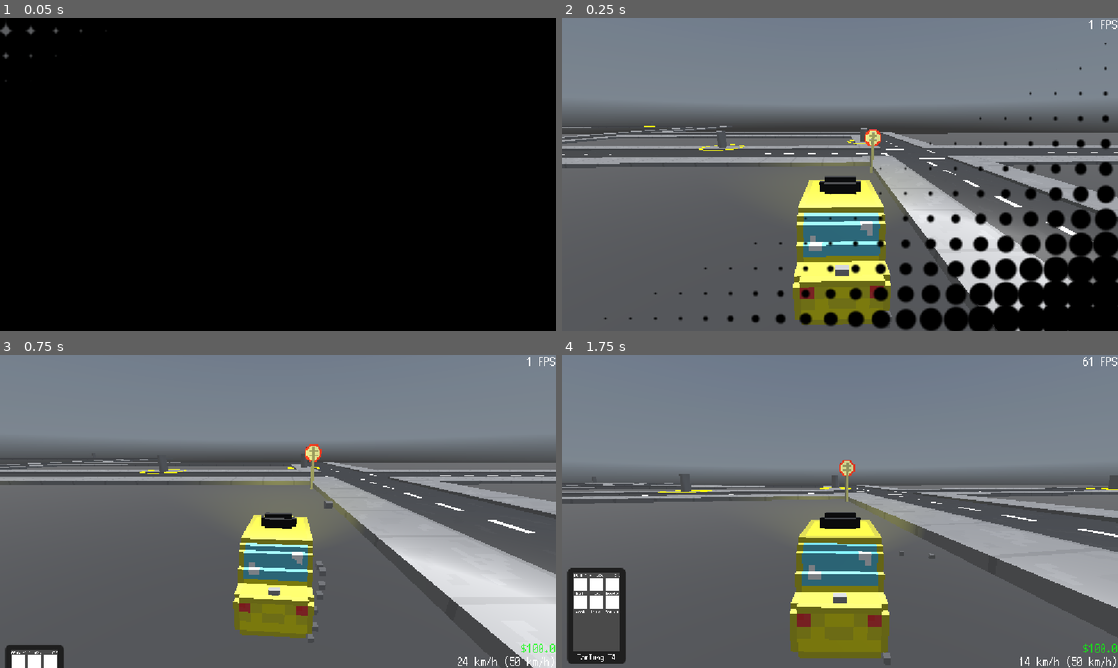
Above: before the commit, frames 1-4 (two rows, left to right).
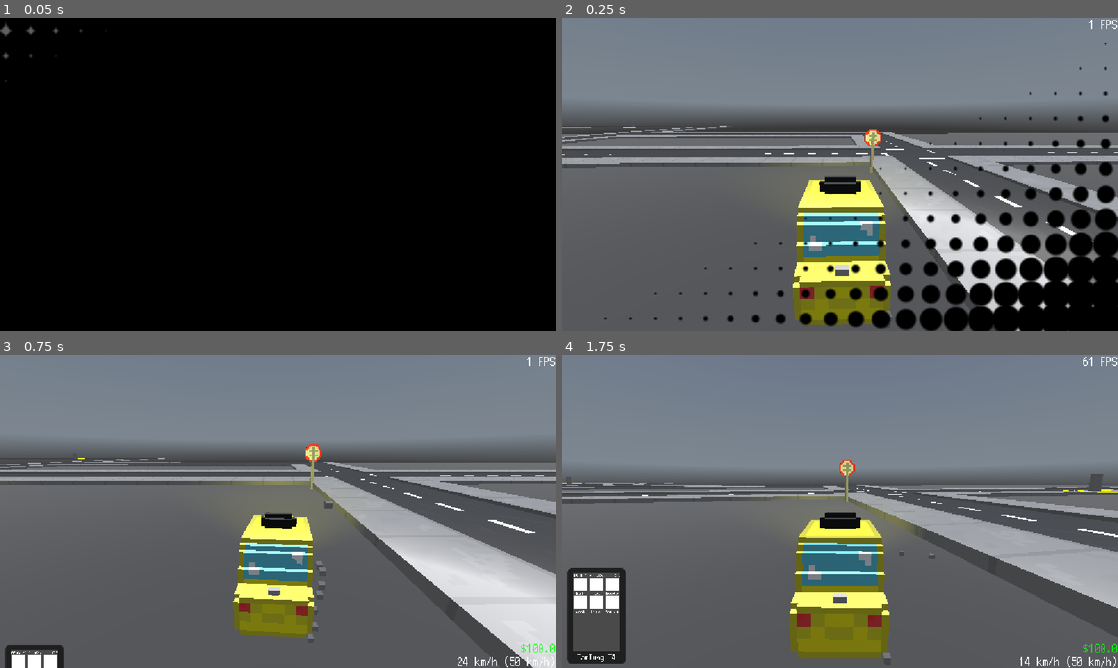
Above: after the commit, the same moments.

Repository: RafaeloxMC/super-taxi-sim
Game: Godot game, scene res://scenes/map/world.tscn
Same seed, same stepped clock (60 frames per second), same inputs: the game is played once before the commit and once after it. This scene is started directly instead of the project's main scene. A sky picture missing from this copy of the repository is replaced by a grey-blue gradient.
Inputs (mouse positions are in pixels of both pictures, inside the frame that each line leads up to):
- Up to frame 1 (0.05 s): no input
- Up to frame 2 (0.25 s): no input
- Up to frame 3 (0.75 s): tap Enter at 0.5 s; move the mouse to (400, 495) at 0.52 s; hold D (steer_right) from 0.53 s (still down); tap Q (phone) at 0.6 s; click (400, 495) at 0.67 s
- Up to frame 4 (1.75 s): move the mouse to (840, 511) at 1.27 s; release D (steer_right) at 1.28 s; hold S (brake) from 1.28 s (still down); tap Alt at 1.35 s; click (840, 511) at 1.42 s

Frame 1 is identical in both runs. In frame 2, 0.2% of the frame differs, in the area x 11-80%, y 34-43%; in frame 3, 0.1%; in frame 4, 0.3%, in the area x 0-100%, y 38-44%.

Commit message:
Reorganize world scene

Diff:
--- a/scenes/map/world.tscn
+++ b/scenes/map/world.tscn
@@ -9,8 +9,6 @@
 [ext_resource type="PackedScene" uid="uid://vlep5dj13ss2" path="res://scenes/map/speed_trap.tscn" id="5_mp5fl"]
 [ext_resource type="PackedScene" uid="uid://471qwxjmrmmt" path="res://scenes/killzone.tscn" id="6_p1kjr"]
 [ext_resource type="PackedScene" uid="uid://485hl1qoq5nu" path="res://scenes/car.tscn" id="7_il0qy"]
-[ext_resource type="PackedScene" uid="uid://drmx08ct1gjwk" path="res://scenes/character.tscn" id="8_haap5"]
-[ext_resource type="PackedScene" uid="uid://deptlkjmquk5d" path="res://scenes/dropoff_location.tscn" id="9_p7bq3"]
 [ext_resource type="PackedScene" uid="uid://cjkknmm2vk7wt" path="res://scenes/map/speed_sign.tscn" id="12_3obwu"]
 [ext_resource type="PackedScene" uid="uid://drvmdqgo2qr2s" path="res://scenes/map/street.tscn" id="14_il0qy"]
 [ext_resource type="PackedScene" uid="uid://bxgp3kvw1iiqi" path="res://scenes/map/house_wall.tscn" id="14_p1kjr"]
@@ -27,46 +25,48 @@
 lighting_source = NodePath("DirectionalLight3D")
 world_environment = NodePath("WorldEnvironment")
 
-[node name="TemporaryMap" type="CSGCombiner3D" parent="."]
-use_collision = true
-
-[node name="CSGBox3D" type="CSGBox3D" parent="TemporaryMap"]
+[node name="TemporaryMap" type="Node3D" parent="."]
+
+[node name="Floors" type="CSGCombiner3D" parent="TemporaryMap"]
+use_collision = true
+
+[node name="CSGBox3D" type="CSGBox3D" parent="TemporaryMap/Floors"]
 transform = Transform3D(1, 0, 0, 0, 1, 0, 0, 0, 1, 63.382294, 0, -31.26352)
 use_collision = true
 size = Vector3(360.7531, 1, 207.31793)
 material = SubResource("StandardMaterial3D_5kusv")
 
-[node name="CSGBox3D5" type="CSGBox3D" parent="TemporaryMap"]
+[node name="CSGBox3D5" type="CSGBox3D" parent="TemporaryMap/Floors"]
 transform = Transform3D(1, 0, 0, 0, 0.997805, -0.066221654, 0, 0.066221654, 0.997805, -91.42389, -0.051359847, -96.44063)
 use_collision = true
 size = Vector3(12.276367, 3.3826904, 37.637085)
 
-[node name="CSGBox3D10" type="CSGBox3D" parent="TemporaryMap"]
+[node name="CSGBox3D10" type="CSGBox3D" parent="TemporaryMap/Floors"]
 transform = Transform3D(1, 0, 0, 0, 1, 0, 0, 0, 1, -61.74066, 1.1913452, -121.73071)
 use_collision = true
 size = Vector3(71.64282, 3.3826904, 13.380768)
 
-[node name="CSGBox3D14" type="CSGBox3D" parent="TemporaryMap"]
+[node name="CSGBox3D14" type="CSGBox3D" parent="TemporaryMap/Floors"]
 transform = Transform3D(1, 0, 0, 0, 1, 0, 0, 0, 1, 63.3935, 12.549484, -130.92401)
 use_collision = true
 size = Vector3(360.73547, 26.098969, 4.999832)
 
-[node name="CSGBox3D6" type="CSGBox3D" parent="TemporaryMap"]
+[node name="CSGBox3D6" type="CSGBox3D" parent="TemporaryMap/Floors"]
 transform = Transform3D(1, 0, 0, 0, 0.99675083, -0.08054686, 0, 0.08054686, 0.99675083, -75.951706, -0.052787542, -99.723625)
 use_collision = true
 size = Vector3(12.276367, 3.3826904, 31.000488)
 
-[node name="CSGBox3D7" type="CSGBox3D" parent="TemporaryMap"]
+[node name="CSGBox3D7" type="CSGBox3D" parent="TemporaryMap/Floors"]
 transform = Transform3D(1, 0, 0, 0, 0.99613833, -0.08779905, 0, 0.08779905, 0.99613833, -61.334587, -0.15405512, -99.771194)
 use_collision = true
 size = Vector3(12.276367, 3.3826904, 31.000488)
 
-[node name="CSGBox3D8" type="CSGBox3D" parent="TemporaryMap"]
+[node name="CSGBox3D8" type="CSGBox3D" parent="TemporaryMap/Floors"]
 transform = Transform3D(1, 0, 0, 0, 0.9927992, -0.11979029, 0, 0.11979029, 0.9927992, -46.925507, -0.6501889, -99.842316)
 use_collision = true
 size = Vector3(12.276367, 3.3826904, 31.000488)
 
-[node name="CSGBox3D9" type="CSGBox3D" parent="TemporaryMap"]
+[node name="CSGBox3D9" type="CSGBox3D" parent="TemporaryMap/Floors"]
 transform = Transform3D(1, 0, 0, 0, 0.9808057, -0.19498761, 0, 0.19498761, 0.9808057, -32.11312, -1.7709343, -100.16075)
 use_collision = true
 size = Vector3(12.276367, 3.3826904, 31.000488)
@@ -564,6 +564,36 @@
 
 [node name="Corner2" parent="TemporaryMap/Streets" instance=ExtResource("4_il0qy")]
 transform = Transform3D(-1, 0, -8.742278e-08, 0, 1, 0, 8.742278e-08, 0, -1, -13, 0.5, 65)
+
+[node name="TCrossing" parent="TemporaryMap/Streets" instance=ExtResource("16_haap5")]
+transform = Transform3D(1, 0, 0, 0, 1, 0, 0, 0, 1, 71, 0.5, 65)
+
+[node name="TCrossing3" parent="TemporaryMap/Streets" instance=ExtResource("16_haap5")]
+transform = Transform3D(-4.371139e-08, 0, 1, 0, 1, 0, -1, 0, -4.371139e-08, 155, 0.5, -39)
+
+[node name="TCrossing2" parent="TemporaryMap/Streets" instance=ExtResource("16_haap5")]
+transform = Transform3D(-4.371139e-08, 0, -1, 0, 1, 0, 1, 0, -4.371139e-08, 155, 0.5, 117)
+
+[node name="TCrossing4" parent="TemporaryMap/Streets" instance=ExtResource("16_haap5")]
+transform = Transform3D(-1, 0, 8.742278e-08, 0, 1, 0, -8.742278e-08, 0, -1, 155, 0.5, 73)
+
+[node name="Radar Control" parent="TemporaryMap" instance=ExtResource("5_mp5fl")]
+transform = Transform3D(2, 0, 0, 0, 2, 0, 0, 0, 2, -62.972477, 1.5, -20.643488)
+
+[node name="SpeedSign" parent="TemporaryMap" instance=ExtResource("12_3obwu")]
+transform = Transform3D(-0.15, 0, -1.3113417e-08, 0, 0.14999999, 0, 1.3113417e-08, 0, -0.15, -4.6359825, 0.5, 17.893564)
+
+[node name="SpeedSign2" parent="TemporaryMap" instance=ExtResource("12_3obwu")]
+transform = Transform3D(-6.5567085e-09, 0, -0.15, 0, 0.14999999, 0, 0.15, 0, -6.5567085e-09, -27.595606, 0.5, -47.83197)
+speed_limit = 80
+
+[node name="House" parent="TemporaryMap" instance=ExtResource("14_p1kjr")]
+transform = Transform3D(-6.556708e-08, 0, -1.5, 0, 1.5, 0, 1.5, 0, -6.556708e-08, -3.773, 0.5, -27.4)
+
+[node name="House2" parent="TemporaryMap" instance=ExtResource("14_p1kjr")]
+transform = Transform3D(-6.556708e-08, 0, -1.5, 0, 1.5, 0, 1.5, 0, -6.556708e-08, -3.773, 0.5, -20.2)
+
+[node name="Lamps" type="Node3D" parent="TemporaryMap"]
 
 [node name="DirectionalLight3D" type="DirectionalLight3D" parent="."]
 transform = Transform3D(1, 0, 0, 0, -4.371139e-08, 1, 0, -1, -4.371139e-08, 0, 11.245623, 0)
@@ -571,8 +601,6 @@
 
 [node name="WorldEnvironment" type="WorldEnvironment" parent="."]
 environment = ExtResource("2_00fvi")
-
-[node name="Lamps" type="Node3D" parent="."]
 
 [node name="Camera3D" type="Camera3D" parent="." node_paths=PackedStringArray("target")]
 transform = Transform3D(-1, 0, -8.742278e-08, 0, 1, 0, 8.742278e-08, 0, -1, 0, 9.123532, 0)
@@ -584,9 +612,6 @@
 
 [node name="IngameUI" parent="Camera3D" instance=ExtResource("4_3obwu")]
 
-[node name="Radar Control" parent="." instance=ExtResource("5_mp5fl")]
-transform = Transform3D(2, 0, 0, 0, 2, 0, 0, 0, 2, -62.972477, 1.5, -20.643488)
-
 [node name="Killzone" parent="." instance=ExtResource("6_p1kjr")]
 
 [node name="CollisionShape3D" type="CollisionShape3D" parent="Killzone"]
@@ -596,36 +621,5 @@
 [node name="Car" parent="." instance=ExtResource("7_il0qy")]
 transform = Transform3D(1, 0, 0, 0, 1, 0, 0, 0, 1, 36.229774, 10.057867, 11.458221)
 
-[node name="Character" parent="." instance=ExtResource("8_haap5")]
-transform = Transform3D(1.5, 0, 0, 0, 1.5, 0, 0, 0, 1.5, 20.815, 2.5, 34.65)
-
-[node name="DropoffLocation" parent="." instance=ExtResource("9_p7bq3")]
-transform = Transform3D(1.5, 0, 0, 0, 1.5, 0, 0, 0, 1.5, 61.989, 1, 37.79)
-
 [node name="Taxi" parent="." instance=ExtResource("1_nap83")]
 transform = Transform3D(1, 0, 0, 0, 1, 0, 0, 0, 1, -0.68463945, 3.8051562, -0.51555824)
-
-[node name="SpeedSign" parent="." instance=ExtResource("12_3obwu")]
-transform = Transform3D(-0.15, 0, -1.3113417e-08, 0, 0.14999999, 0, 1.3113417e-08, 0, -0.15, -4.6359825, 0.5, 17.893564)
-
-[node name="SpeedSign2" parent="." instance=ExtResource("12_3obwu")]
-transform = Transform3D(-6.5567085e-09, 0, -0.15, 0, 0.14999999, 0, 0.15, 0, -6.5567085e-09, -27.595606, 0.5, -47.83197)
-speed_limit = 80
-
-[node name="House" parent="." instance=ExtResource("14_p1kjr")]
-transform = Transform3D(-6.556708e-08, 0, -1.5, 0, 1.5, 0, 1.5, 0, -6.556708e-08, -3.773, 0.5, -27.4)
-
-[node name="House2" parent="." instance=ExtResource("14_p1kjr")]
-transform = Transform3D(-6.556708e-08, 0, -1.5, 0, 1.5, 0, 1.5, 0, -6.556708e-08, -3.773, 0.5, -20.2)
-
-[node name="TCrossing" parent="." instance=ExtResource("16_haap5")]
-transform = Transform3D(1, 0, 0, 0, 1, 0, 0, 0, 1, 71, 0.5, 65)
-
-[node name="TCrossing3" parent="." instance=ExtResource("16_haap5")]
-transform = Transform3D(-4.371139e-08, 0, 1, 0, 1, 0, -1, 0, -4.371139e-08, 155, 0.5, -39)
-
-[node name="TCrossing2" parent="." instance=ExtResource("16_haap5")]
-transform = Transform3D(-4.371139e-08, 0, -1, 0, 1, 0, 1, 0, -4.371139e-08, 155, 0.5, 117)
-
-[node name="TCrossing4" parent="." instance=ExtResource("16_haap5")]
-transform = Transform3D(-1, 0, 8.742278e-08, 0, 1, 0, -8.742278e-08, 0, -1, 155, 0.5, 73)
Not shown: 1 places in scenes/map/world.tscn that only renumber resources
